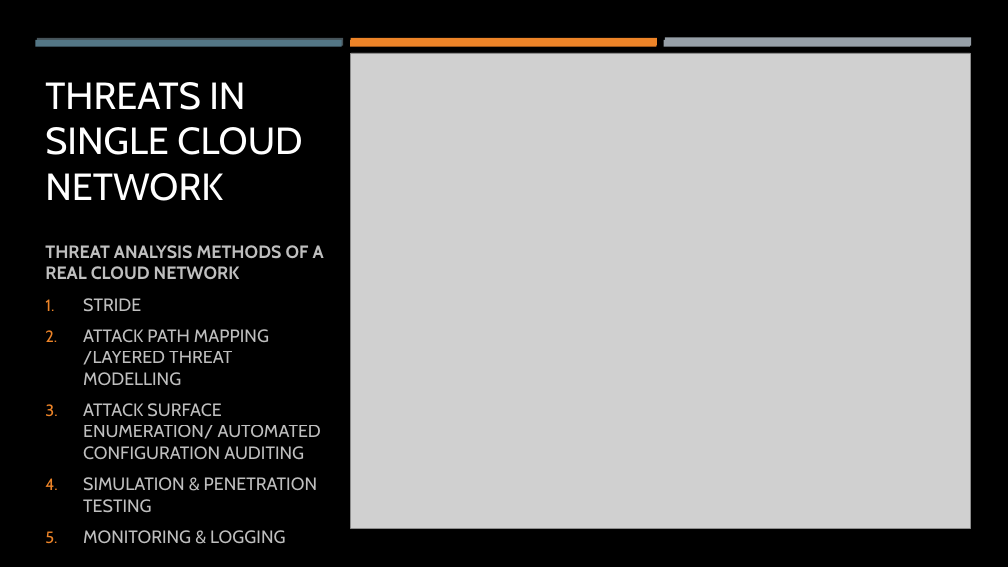
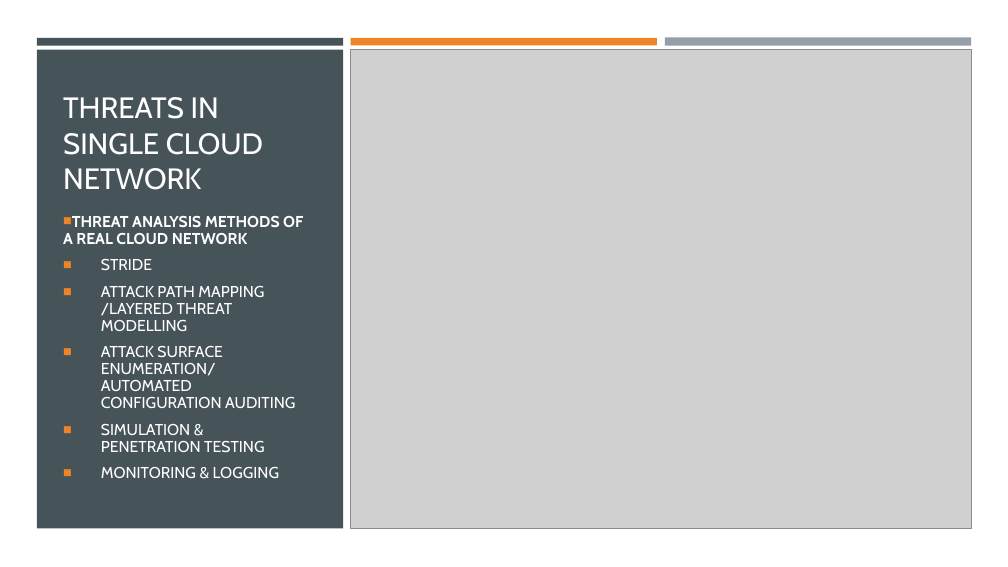
Before and after one commit to opandey1/Group6-Cloud-Network-Assessment, a slide deck: slide 6 of presentation/Cloud Network Security Threat Analysis.pptx (slide 7 before the commit). Drawn at 1008x567 pixels with LibreOffice and Linux fonts; fonts in the diff are those of the drawing; grey boxes stand for pictures. Boxes give left, top, right and bottom in pixels: in the first picture for what was removed or moved away, otherwise in the second. Text is boxed around its words. In the diff, an @@ line names an element or a change of style, - is before the commit and + after.

```diff
--- a/presentation/Cloud Network Security Threat Analysis.pptx
+++ b/presentation/Cloud Network Security Threat Analysis.pptx
@@ background #000000 to #3D3D3D @@
@@ rectangle added at (0,0,1008,567), fill #FFFFFF @@
@@ rectangle removed at (36,40,342,47) @@
@@ rectangle removed at (37,38,343,45) @@
@@ rectangle added at (37,50,343,529), fill #465359 @@
@@ rectangle added at (37,38,343,45), fill #465359 @@
@@ rectangle removed at (350,40,656,47) @@
@@ rectangle removed at (351,38,657,45) @@
@@ rectangle added at (351,38,657,45), fill #ED8428 @@
@@ rectangle removed at (664,40,970,47) @@
@@ rectangle removed at (665,38,971,46) @@
@@ rectangle added at (665,38,971,46), fill #969FA7 @@
@@ title "THREATS IN SINGLE CLOUD NETWORK": place and size @@
-title "THREATS IN SINGLE CLOUD NETWORK" at (45,82,302,201)
+title "THREATS IN SINGLE CLOUD NETWORK" at (63,97,263,190)
@@ title "THREATS IN SINGLE CLOUD NETWORK" at (63,97,263,190): size 36 to 28 pt; vertical alignment middle to bottom @@
@@ text "THREAT ANALYSIS METHODS OF A ...": place and size @@
-text "THREAT ANALYSIS METHODS OF A ..." at (45,245,324,513)
+text "THREAT ANALYSIS METHODS OF A ..." at (63,216,303,478)
@@ text "THREAT ANALYSIS METHODS OF A ..." at (63,216,303,478): size 17 to 15 pt, text colour #FFFFFF at 75% opacity to #FFFFFF; bullet none to ■; line spacing 1 to 0.9; bullet 1. to ■ @@
```
Also in this commit, not shown: 6 other slides changed, 1 slide added, 2 slides removed.
